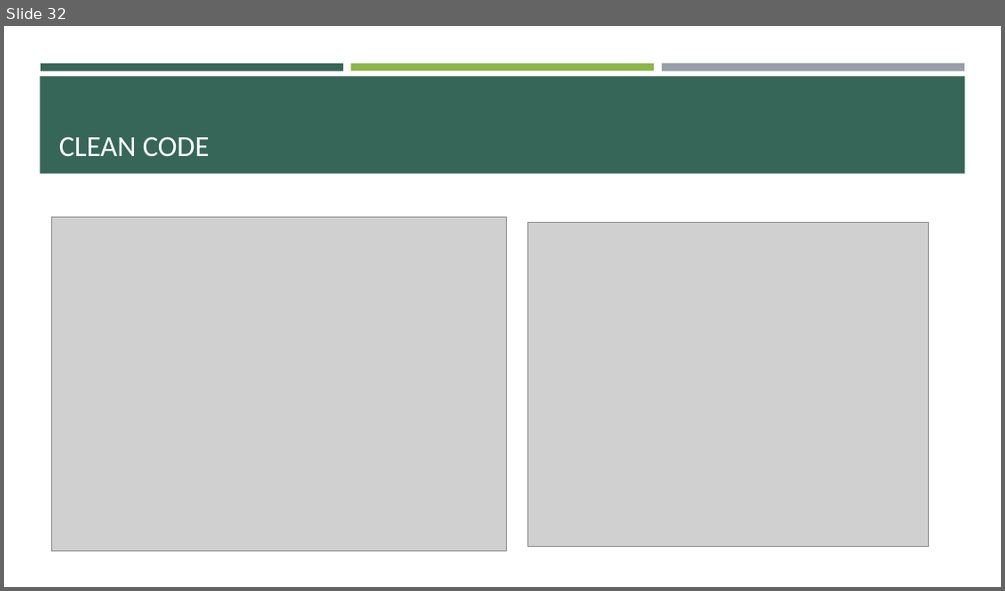
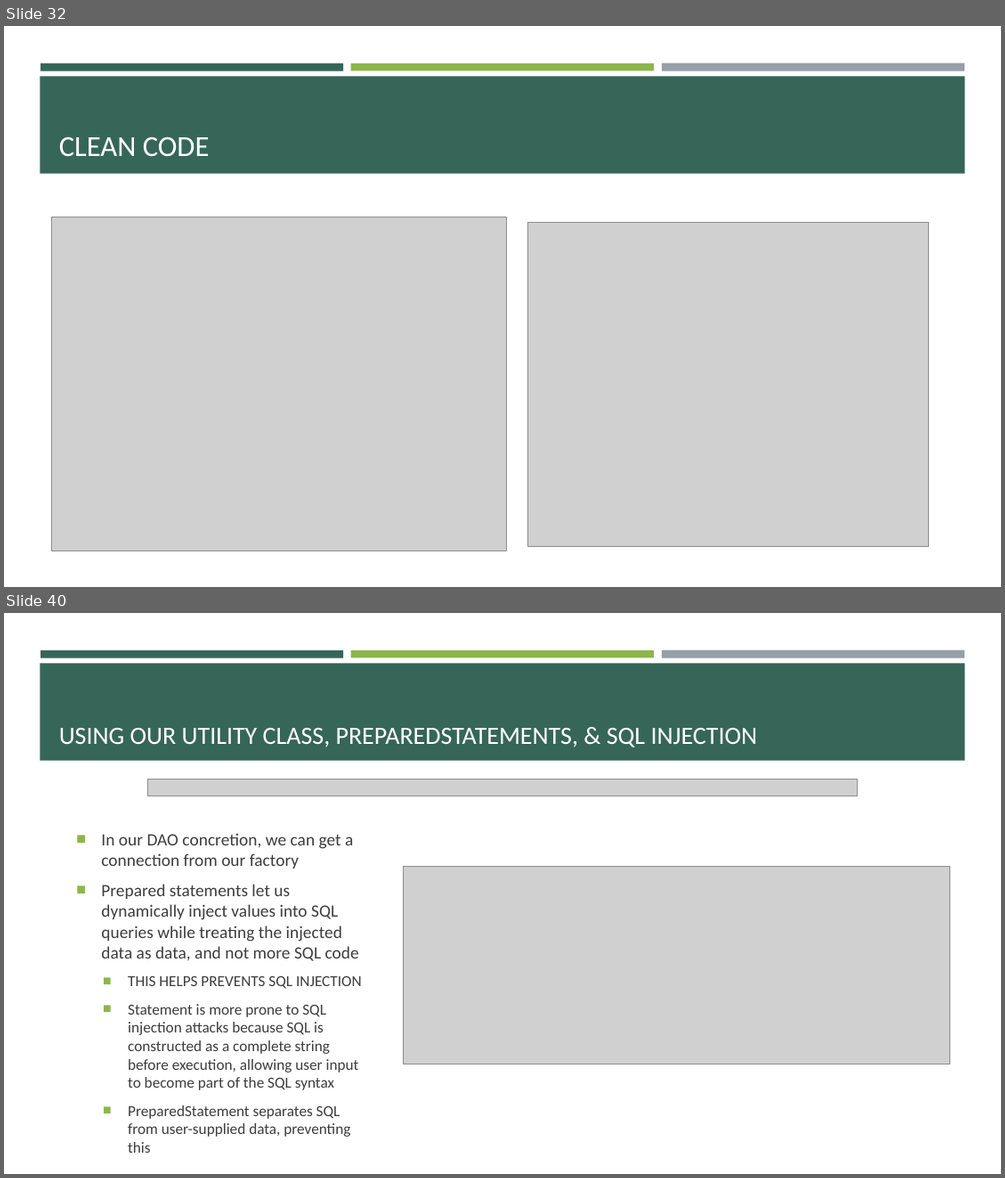
Before and after one commit to e-m-wilson/java-fs, a slide deck: Week_4/Advanced_Java_Design_Patterns_&_JDBC.pptx. Shown one above the other, each under a label of ours: slide 32 before the commit, slides 32 and 40 after it; the slides between them are not shown. The pictures are 1005x591 and 1005x1178 pixels, drawn with LibreOffice and Linux fonts; fonts in the diff are those of the drawing; grey boxes stand for pictures. Boxes give left, top, right and bottom in pixels: in the first picture for what was removed or moved away, otherwise in the second. Text is boxed around its words. In the diff, an @@ line names an element or a change of style, - is before the commit and + after.

```diff
--- a/Week_4/Advanced_Java_Design_Patterns_&_JDBC.pptx
+++ b/Week_4/Advanced_Java_Design_Patterns_&_JDBC.pptx
@@ slide 40 added at bbox=[4, 613, 1001, 1174], background #FFFFFF; not listed: 4 template elements that a slide beside it also shows @@
@@ title added at bbox=[59, 728, 758, 747], 24 pt, text #FFFFFF @@
+USING OUR UTILITY CLASS, PREPAREDSTATEMENTS, & SQL INJECTION
@@ picture added at bbox=[148, 779, 858, 796] @@
@@ text added at bbox=[101, 833, 362, 1152], 14.8 pt, text #3D3D3D @@
+■ In our DAO concretion, we can get a connection from our factory
+■ Prepared statements let us dynamically inject values into SQL queries while treating the injected data as data, and not more SQL code
+  ■ THIS HELPS PREVENTS SQL INJECTION
+  ■ Statement is more prone to SQL injection attacks because SQL is constructed as a complete string before execution, allowing user input to become part of the SQL syntax
+  ■ PreparedStatement separates SQL from user-supplied data, preventing this
@@ picture added at bbox=[404, 867, 950, 1064] @@
```
Also in this commit, not shown: 9 other slides added, 1 slide removed, 25 other files.
